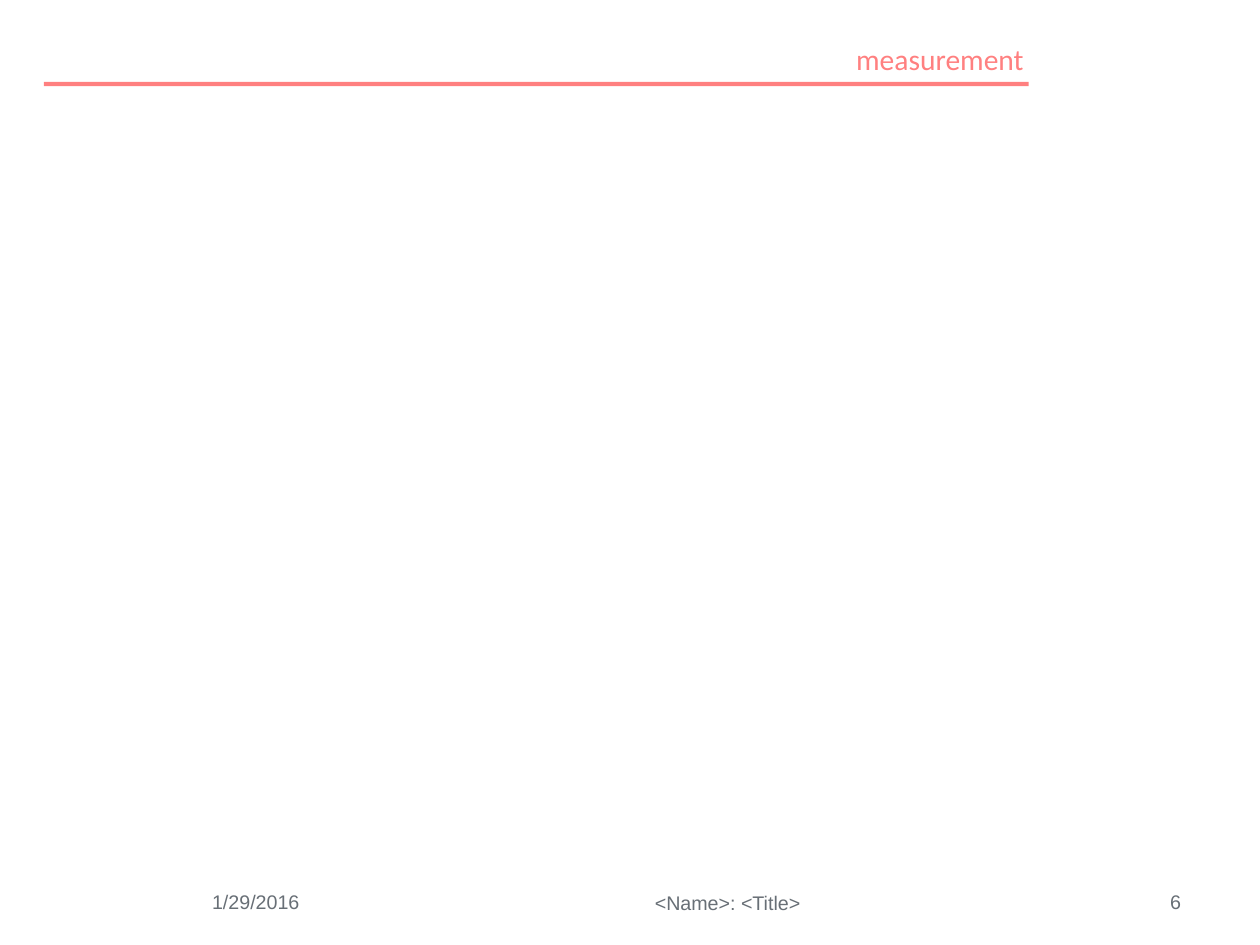
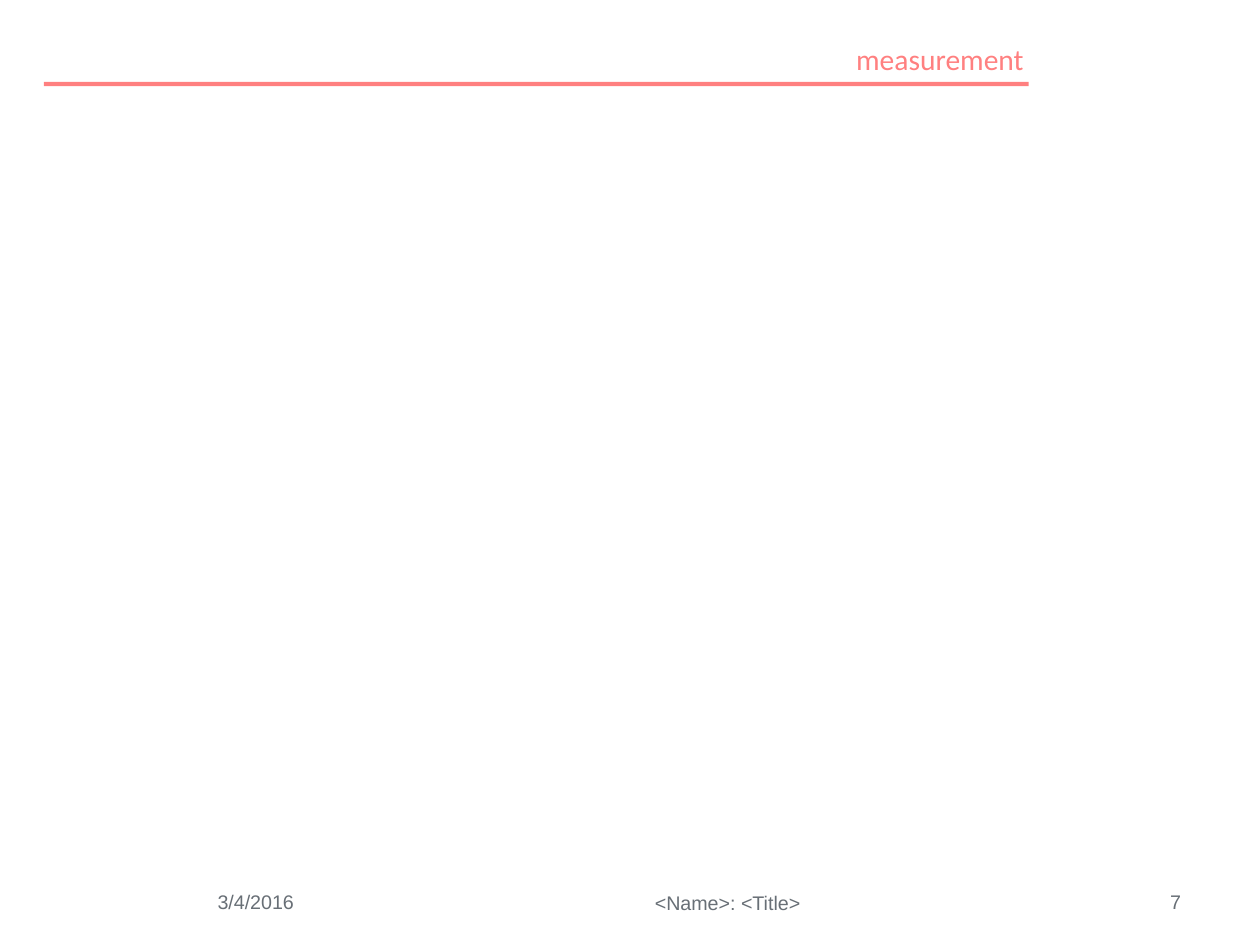
Before and after one commit to mami-project/roadshows, a slide deck: slide 7 of templates/MAMI template.potx (slide 6 before the commit). Drawn at 1260x945 pixels with LibreOffice and Linux fonts; fonts in the diff are those of the drawing; background and template pictures are left out. Boxes give left, top, right and bottom in pixels: in the first picture for what was removed or moved away, otherwise in the second. Text is boxed around its words. In the diff, an @@ line names an element or a change of style, - is before the commit and + after.

```diff
--- a/templates/MAMI template.potx
+++ b/templates/MAMI template.potx
@@ text at [218,894,294,909]: text changed @@
-1/29/2016
+3/4/2016
@@ page number at [1170,895,1181,909]: text changed @@
-6
+7
```
Also in this commit, not shown: 3 other slides changed, 1 slide added, 6 other files.
